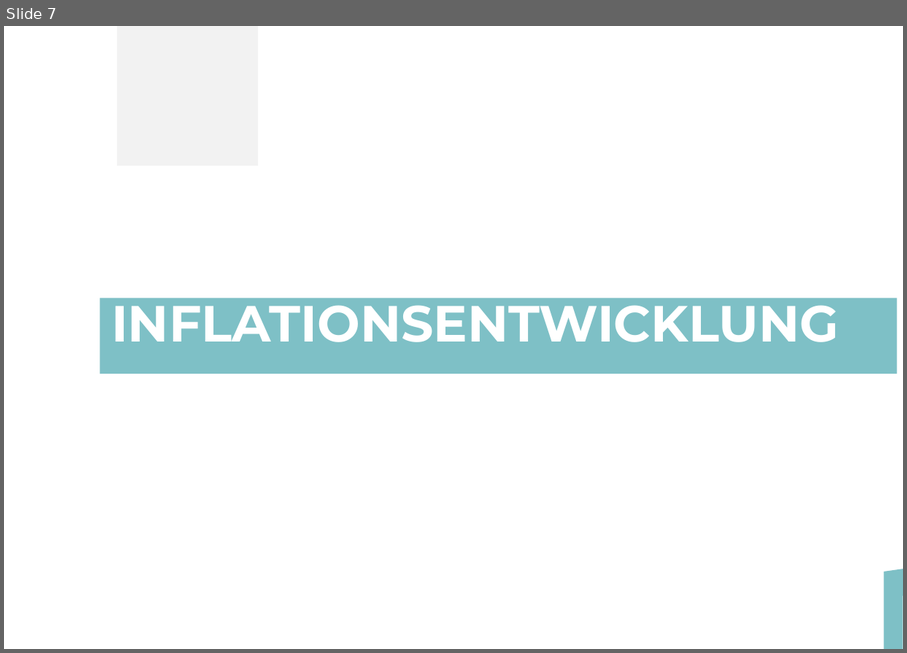
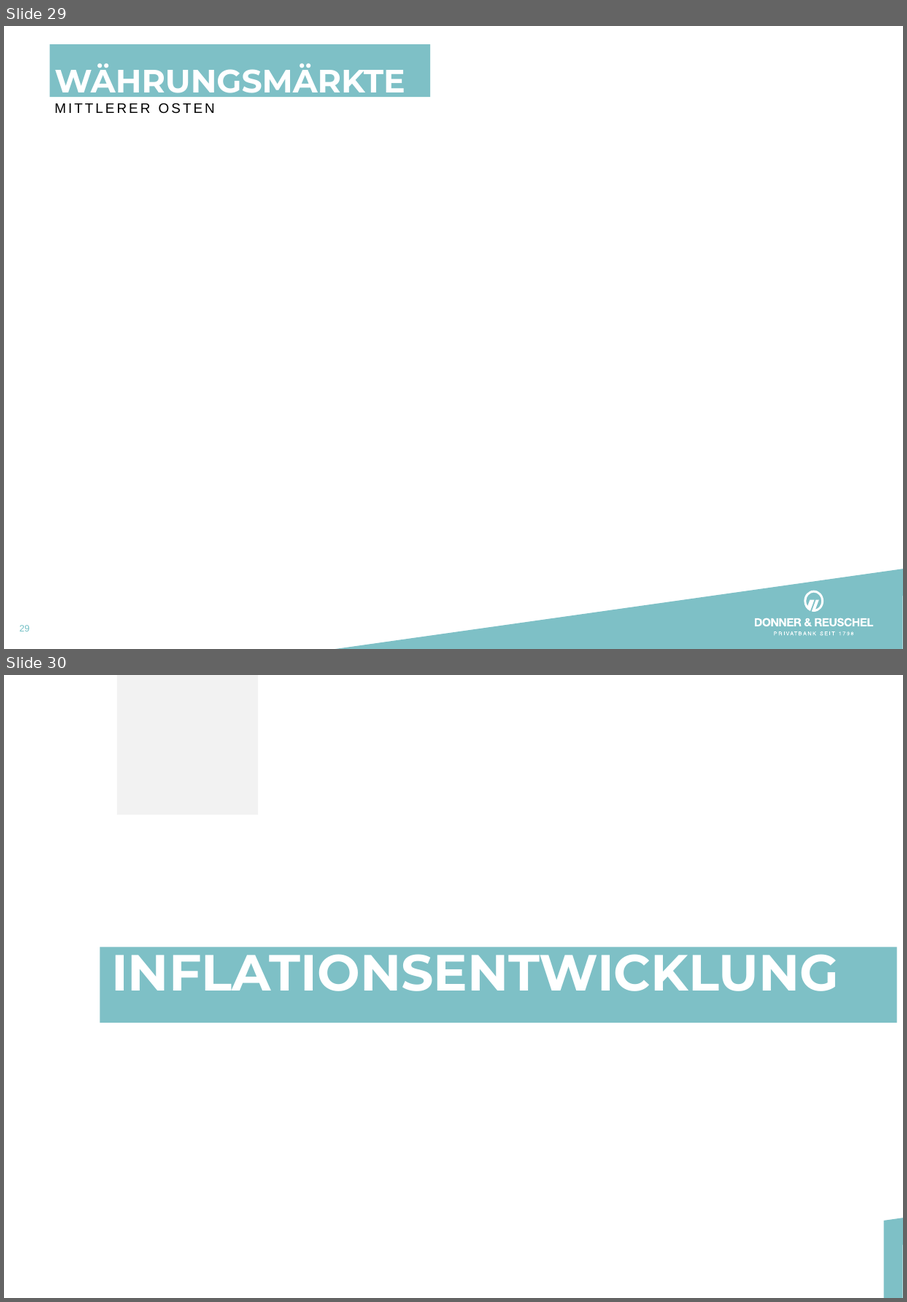
Before and after one commit to Donner-Reuschel-Luxemburg-S-A/charting-lib, a slide deck: examples/presentation/monatsmappe-zinsen-juli-2023.ppt. Shown one above the other, each under a label of ours: slide 7 before the commit, slides 29 and 30 after it. The pictures are 907x653 and 907x1302 pixels, drawn with LibreOffice and Linux fonts; fonts in the diff are those of the drawing; background and template pictures are left out. Boxes give left, top, right and bottom in pixels: in the first picture for what was removed or moved away, otherwise in the second. Text is boxed around its words. In the diff, an @@ line names an element or a change of style, - is before the commit and + after.

Commit message:
add all slides

```diff
--- a/examples/presentation/monatsmappe-zinsen-juli-2023.ppt
+++ b/examples/presentation/monatsmappe-zinsen-juli-2023.ppt
@@ slide 29 added at [4, 26, 903, 649], background #FFFFFF; not listed: 2 template elements that a slide beside it also shows @@
@@ title added at [50, 60, 431, 98], fill #7EC0C6, 28 pt, text #FFFFFF, bold @@
+WÄHRUNGSMÄRKTE
@@ text added at [50, 97, 224, 120], fill #FFFFFF, 12 pt, text #010101 @@
+MITTLERER OSTEN
@@ group added at [756, 590, 874, 636]: 34 freeform shapes @@
@@ what was slide 7 is now slide 30 @@
```
Also in this commit, not shown: 1 slide changed, 52 other slides added, 2 other files.
